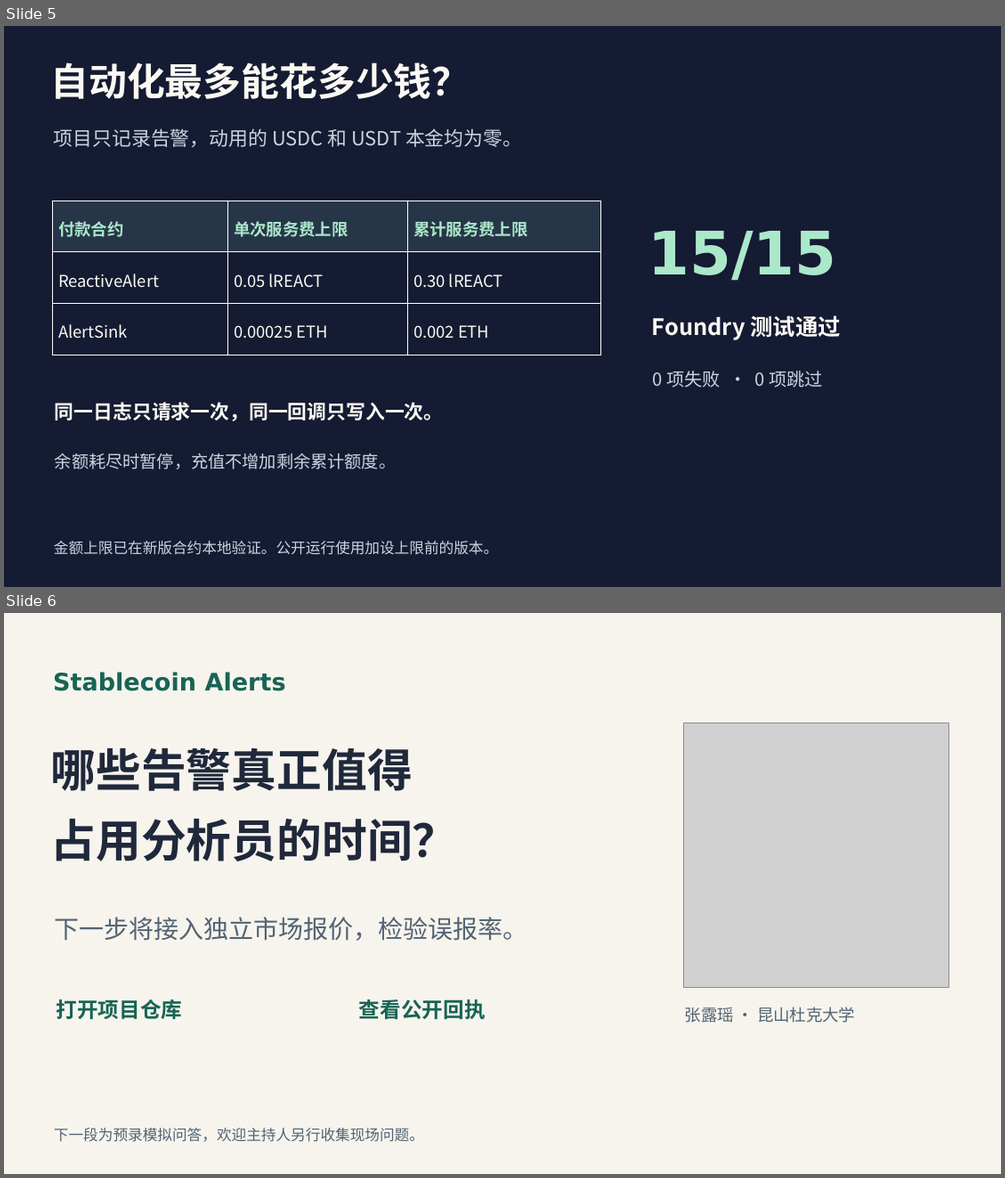
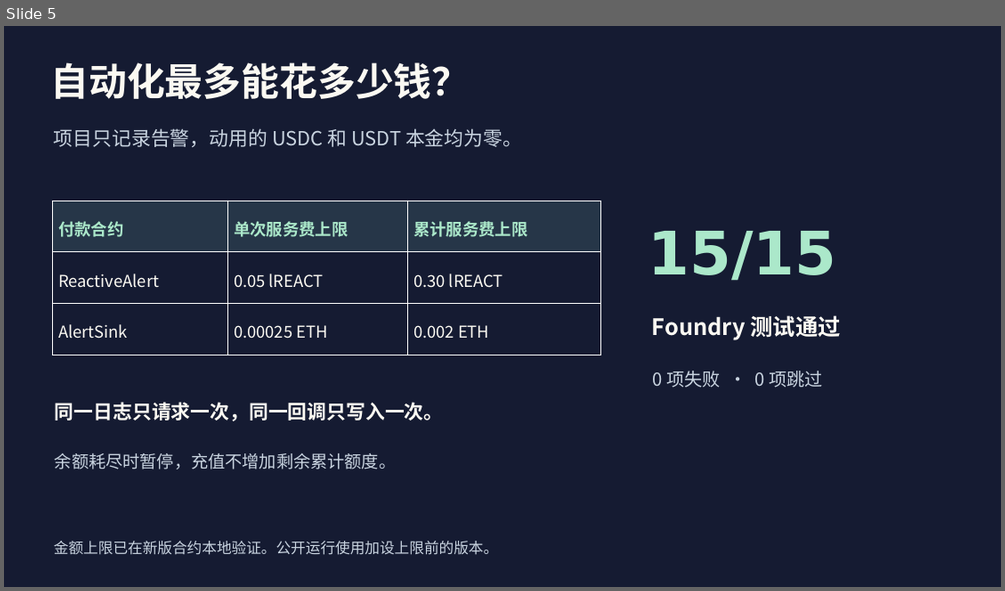
Before and after one commit to sunshineluyao/reactive-builder-camp-2026, a slide deck: track3/demo-day/Stablecoin-Alerts-Demo-Day.pptx. Shown one above the other, each under a label of ours: slides 5 and 6 before the commit, slide 5 after it. The pictures are 1005x1178 and 1005x591 pixels, drawn with LibreOffice and Linux fonts; fonts in the diff are those of the drawing; grey boxes stand for pictures. Boxes give left, top, right and bottom in pixels: in the first picture for what was removed or moved away, otherwise in the second. Text is boxed around its words. In the diff, an @@ line names an element or a change of style, - is before the commit and + after.

```diff
--- a/track3/demo-day/Stablecoin-Alerts-Demo-Day.pptx
+++ b/track3/demo-day/Stablecoin-Alerts-Demo-Day.pptx
@@ slide 6 removed at [4,613,1001,1174], background #F6F4ED @@
@@ text removed at [53,672,286,691] @@
-Stablecoin Alerts
@@ picture removed at [684,723,948,988] @@
@@ text removed at [51,748,413,791] @@
-哪些告警真正值得
@@ text removed at [51,819,458,861] @@
-占用分析员的时间？
@@ text removed at [55,916,528,941] @@
-下一步将接入独立市场报价，检验误报率。
@@ text removed at [57,999,183,1019] @@
-打开项目仓库
@@ text removed at [359,999,485,1019] @@
-查看公开回执
@@ text removed at [685,1006,855,1022] @@
-张露瑶 · 昆山杜克大学
@@ text removed at [54,1127,424,1142] @@
-下一段为预录模拟问答，欢迎主持人另行收集现场问题。
```
Also in this commit, not shown: 7 slides changed, 1 slide added, 21 other files.
